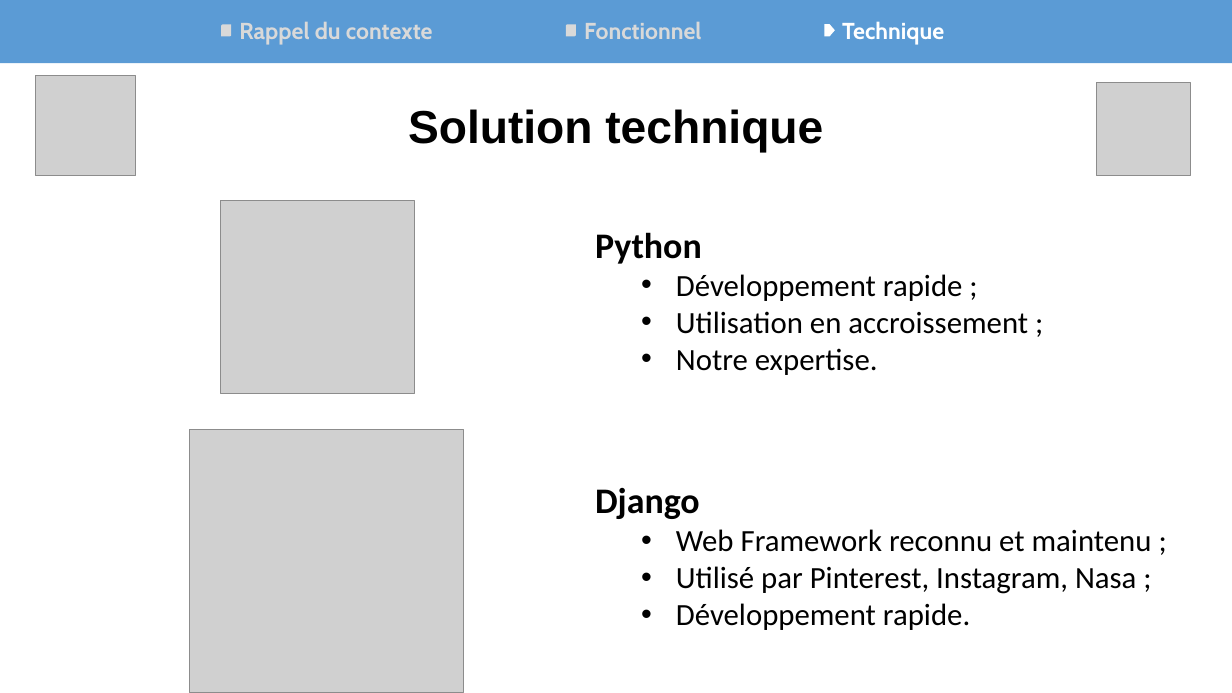
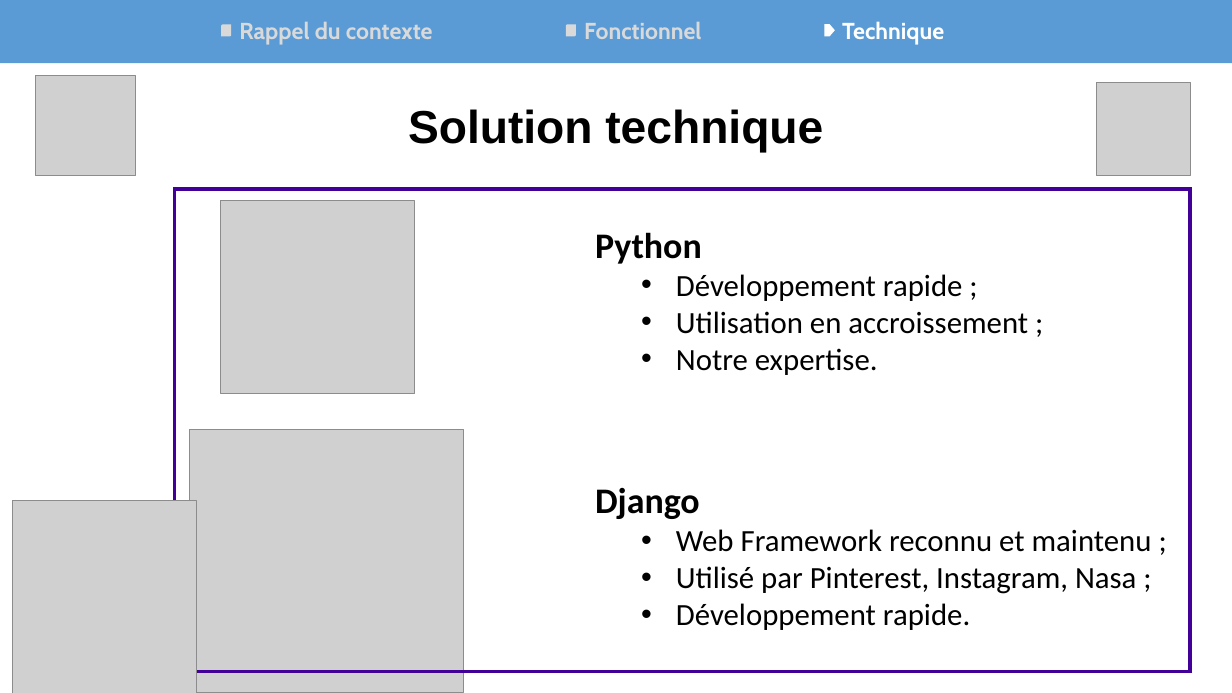
Before and after one commit to Synkied/OC_Projet-4, a slide deck: slide 10 of doc/Projet4_OCPizza_Arguments.pptx. Drawn at 1232x693 pixels with LibreOffice and Linux fonts; fonts in the diff are those of the drawing; grey boxes stand for pictures. Boxes give left, top, right and bottom in pixels: in the first picture for what was removed or moved away, otherwise in the second. Text is boxed around its words. In the diff, an @@ line names an element or a change of style, - is before the commit and + after.

```diff
--- a/doc/Projet4_OCPizza_Arguments.pptx
+++ b/doc/Projet4_OCPizza_Arguments.pptx
@@ rectangle added at <box>175,189,1190,672</box>, outline #430098 3 pt @@
@@ picture added at <box>13,500,197,693</box> @@
```
Also in this commit, not shown: 1 other file.
